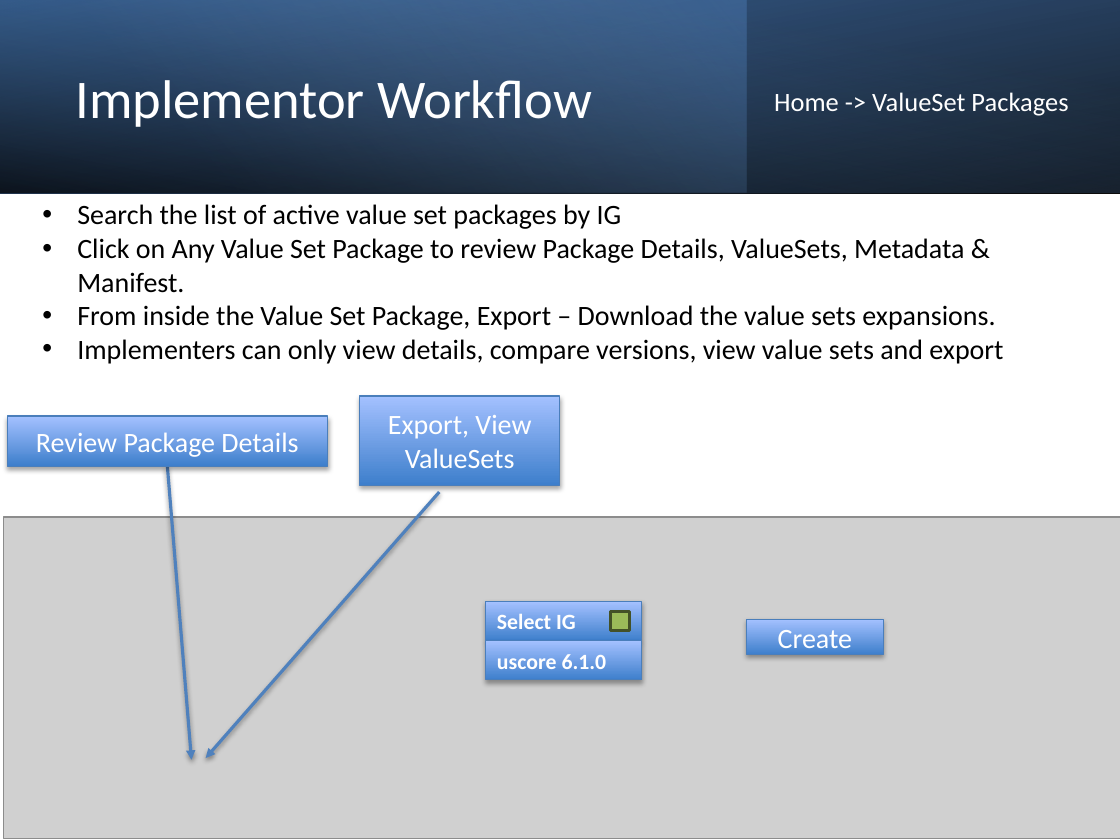
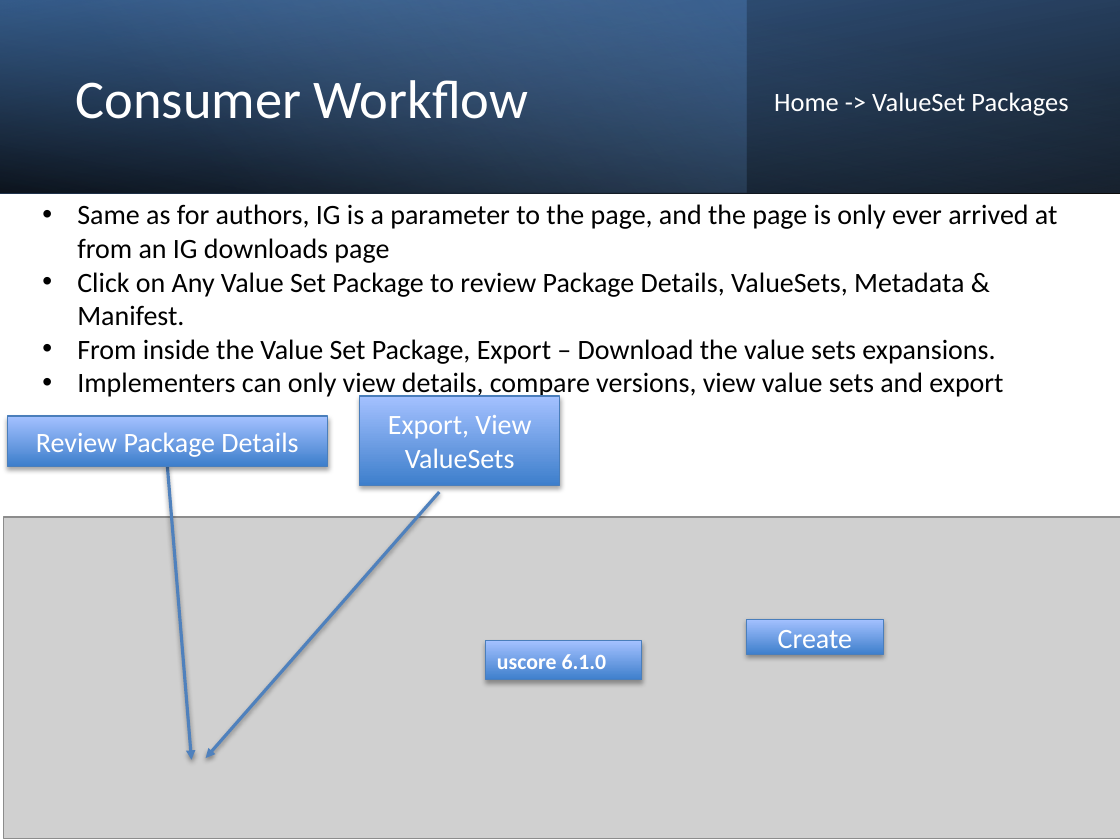
Before and after one commit to DBCG/aphl-vsm, a slide deck: slide 6 of vsp/docs/VSM_UI Proposal.pptx (slide 5 before the commit). Drawn at 1120x840 pixels with LibreOffice and Linux fonts; fonts in the diff are those of the drawing; grey boxes stand for pictures. Boxes give left, top, right and bottom in pixels: in the first picture for what was removed or moved away, otherwise in the second. Text is boxed around its words. In the diff, an @@ line names an element or a change of style, - is before the commit and + after.

```diff
--- a/vsp/docs/VSM_UI Proposal.pptx
+++ b/vsp/docs/VSM_UI Proposal.pptx
@@ text at [75,80,528,119]: text changed @@
-Implementor Workflow
+Consumer Workflow
@@ text at [77,204,1057,263]: text changed @@
-• Search the list of active value set packages by IG
+• Same as for authors, IG is a parameter to the page, and the page is only ever arrived at from an IG downloads page
@@ rectangle removed at [486,601,642,641] @@
-Select IG
@@ rectangle removed at [610,612,629,631] @@
```
Also in this commit, not shown: 2 other slides changed, 1 slide added.
